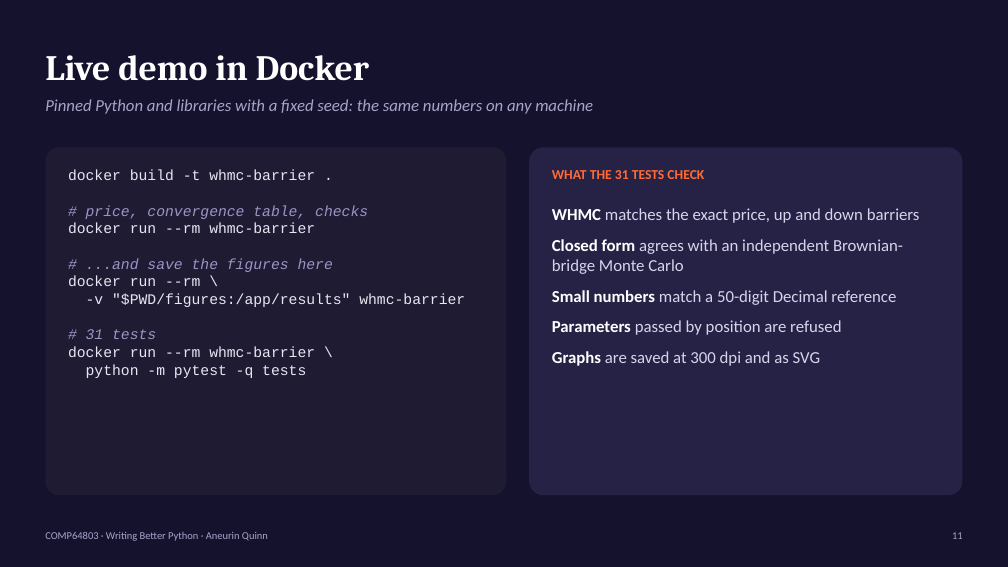
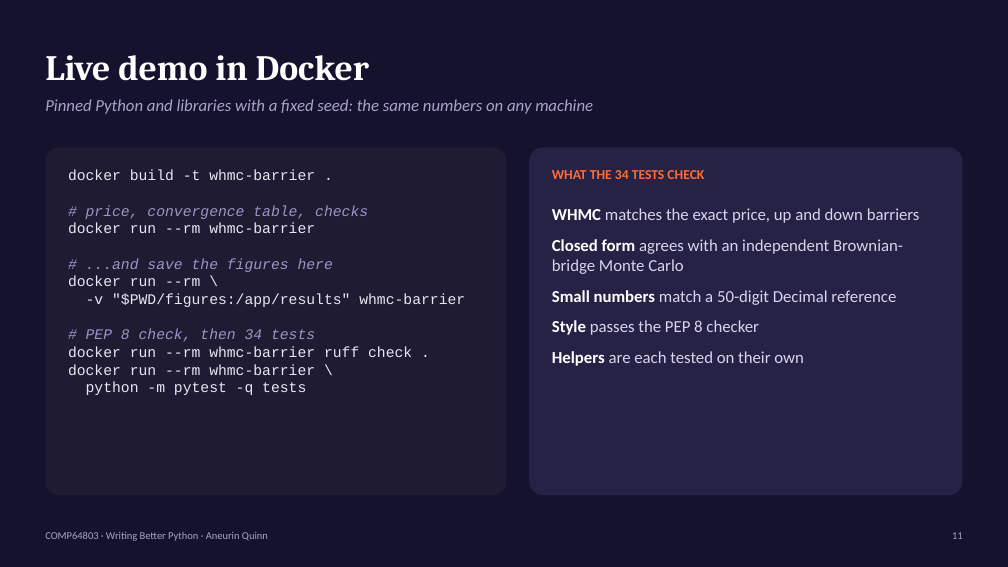
Before and after one commit to mingfeisun/COMP64803-Responsible-Reproducible-AI, a slide deck: slide 11 of cohort-2026/Aneurin_Quinn/Effective_Python/Pythonic_Thinking_AQ.pptx. Drawn at 1008x567 pixels with LibreOffice and Linux fonts; fonts in the diff are those of the drawing. Boxes give left, top, right and bottom in pixels: in the first picture for what was removed or moved away, otherwise in the second. Text is boxed around its words. In the diff, an @@ line names an element or a change of style, - is before the commit and + after.

```diff
--- a/cohort-2026/Aneurin_Quinn/Effective_Python/Pythonic_Thinking_AQ.pptx
+++ b/cohort-2026/Aneurin_Quinn/Effective_Python/Pythonic_Thinking_AQ.pptx
@@ text at [552,170,704,179]: text changed @@
-WHAT THE 31 TESTS CHECK
+WHAT THE 34 TESTS CHECK
@@ text at [68,329,412,357]: text changed; text colour #9C95C4 to #E8E6F2; italic off @@
-# 31 tests
+# PEP 8 check, then 34 tests
+docker run --rm whmc-barrier ruff check .
@@ text at [552,320,804,366]: text changed @@
-Parameters passed by position are refused
-Graphs are saved at 300 dpi and as SVG
+Style passes the PEP 8 checker
+Helpers are each tested on their own
```
Also in this commit, not shown: 2 other slides changed, 2 slides added, 2 slides removed, 14 other files.
